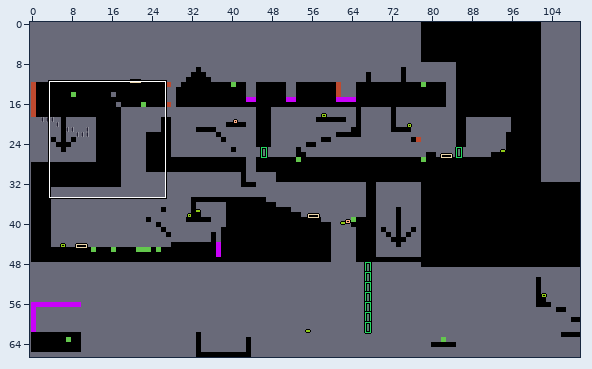
Level history. LDtk project: mapTest9999.ldtk. The picture above shows the old version from afar; the outline marks the close-up.
Close-up. Before the edit:
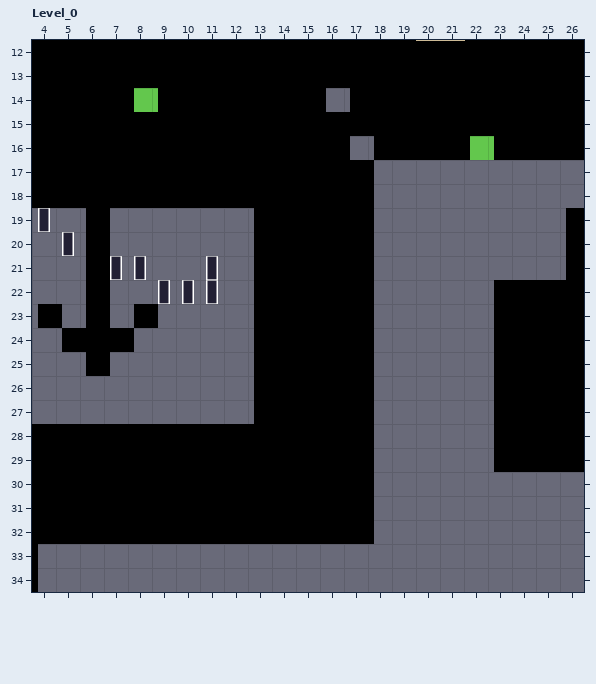
Cells are 64x64 px. Shown: Level_0 x 4..26, y 12..34. The commit also changed other parts of the map, which this record leaves out. Layer "IntGrid" is drawn 16,0 px off the grid.
And afterwards:
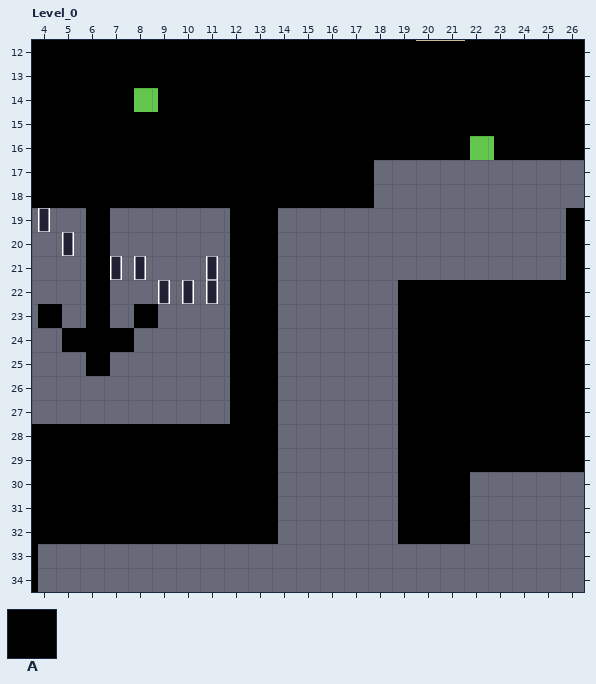
Key: from "IntGrid": A 1 "_".
_ is an empty cell, . an unchanged one.
From old to new:
--- layer "IntGrid"
@@ x 16..16 @@
-14 _
+14 A
@@ x 17..17 @@
-16 _
+16 A
@@ x 12..22 @@
-19 _.AAAA.....
-20 _.AAAA.....
-21 _.AAAA.....
-22 _.AAAA.____
-23 _.AAAA.____
-24 _.AAAA.____
-25 _.AAAA.____
-26 _.AAAA.____
-27 _.AAAA.____
-28 ..AAAA.____
-29 ..AAAA.____
-30 ..AAAA.___.
-31 ..AAAA.___.
-32 ..AAAA.___.
+19 A.____.....
+20 A.____.....
+21 A.____.....
+22 A.____.AAAA
+23 A.____.AAAA
+24 A.____.AAAA
+25 A.____.AAAA
+26 A.____.AAAA
+27 A.____.AAAA
+28 ..____.AAAA
+29 ..____.AAAA
+30 ..____.AAA.
+31 ..____.AAA.
+32 ..____.AAA.
Pixel boxes of the changes (left, top, right, bottom) in both close-ups:
added: (326, 88, 350, 112)
added: (350, 136, 374, 160)
added: (230, 208, 254, 424)
removed: (278, 208, 374, 544)
added: (398, 280, 494, 544)
